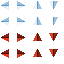
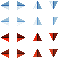
Comparing the layer stacks of the two 64×64 images. Changes:
painted on "arrows" (2nd of 2, in "arrows") over [1, 1, 58, 42]
